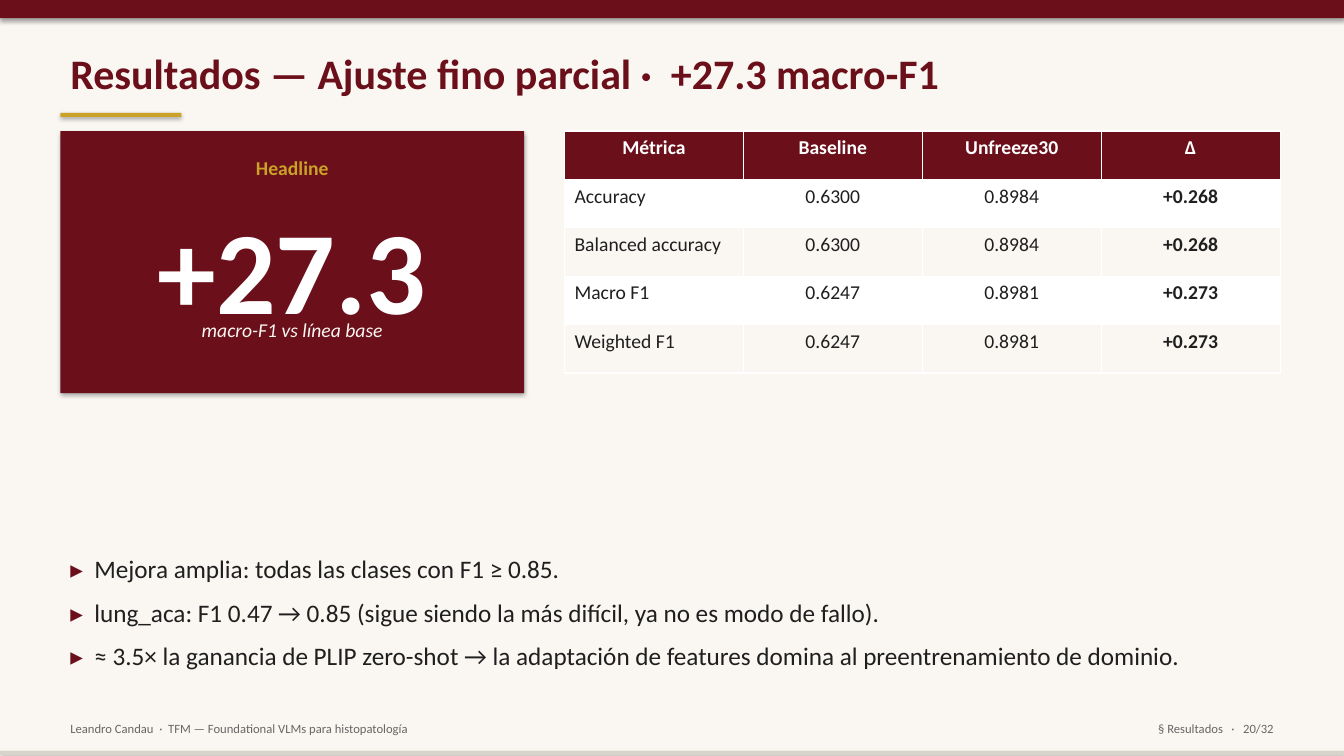
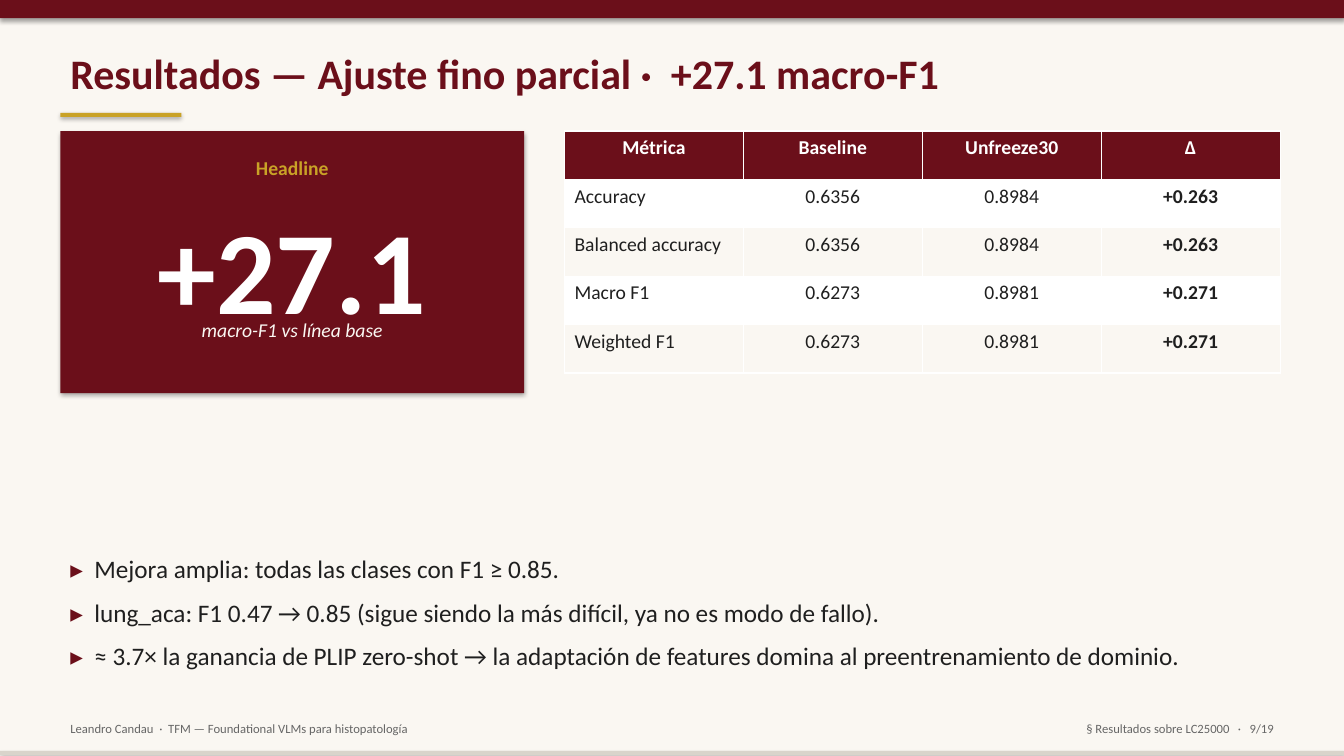
Before and after one commit to lcandau/histopathology-clip-lab, a slide deck: slide 9 of report/TFM_defense_template.pptx (slide 20 before the commit). Drawn at 1344x756 pixels with LibreOffice and Linux fonts; fonts in the diff are those of the drawing. Boxes give left, top, right and bottom in pixels: in the first picture for what was removed or moved away, otherwise in the second. Text is boxed around its words. In the diff, an @@ line names an element or a change of style, - is before the commit and + after.

```diff
--- a/report/TFM_defense_template.pptx
+++ b/report/TFM_defense_template.pptx
@@ text at (x1=70, y1=59, x2=939, y2=96): text changed @@
-Resultados — Ajuste fino parcial · +27.3 macro-F1
+Resultados — Ajuste fino parcial · +27.1 macro-F1
@@ table at (x1=565, y1=131, x2=1278, y2=373) @@
-row 2, column 2: 0.6300
+row 2, column 2: 0.6356
-row 2, column 4: +0.268
+row 2, column 4: +0.263
-row 3, column 2: 0.6300
+row 3, column 2: 0.6356
-row 3, column 4: +0.268
+row 3, column 4: +0.263
-row 4, column 2: 0.6247
+row 4, column 2: 0.6273
-row 4, column 4: +0.273
+row 4, column 4: +0.271
-row 5, column 2: 0.6247
+row 5, column 2: 0.6273
-row 5, column 4: +0.273
+row 5, column 4: +0.271
@@ text at (x1=158, y1=237, x2=426, y2=337): text changed @@
-+27.3
++27.1
@@ text at (x1=113, y1=647, x2=1179, y2=670): text changed @@
-▸ ≈ 3.5× la ganancia de PLIP zero-shot → la adaptación de features domina al preentrenamiento de dominio.
+▸ ≈ 3.7× la ganancia de PLIP zero-shot → la adaptación de features domina al preentrenamiento de dominio.
@@ text at (x1=1095, y1=724, x2=1274, y2=734): text changed @@
-§ Resultados · 20/32
+§ Resultados sobre LC25000 · 9/19
```
Also in this commit, not shown: 7 other slides changed, 10 slides added, 23 slides removed, 1 other file.
